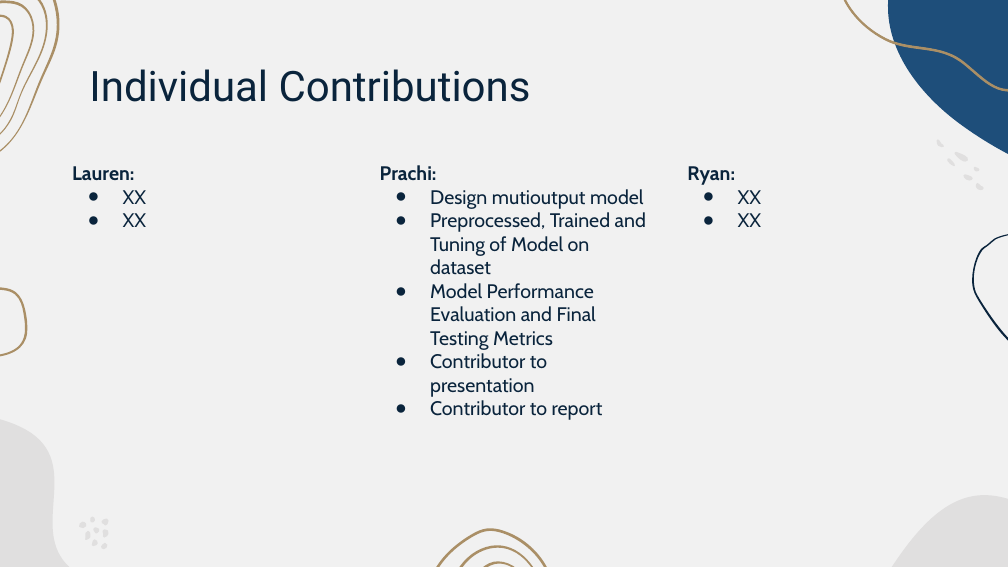
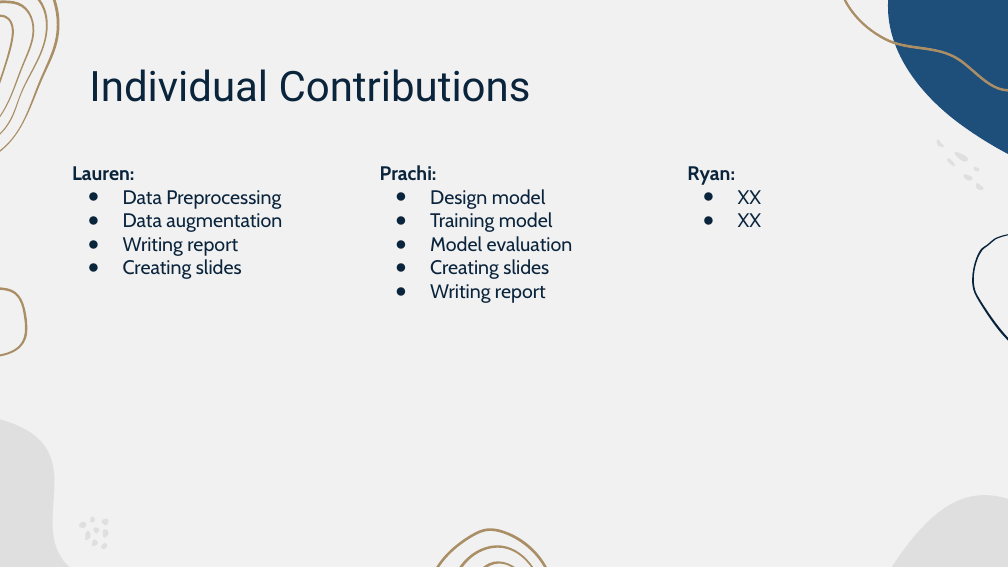
Before and after one commit to ljtaylor99/AAI-521-Final-Project, a slide deck: slide 10 of Final Project Presentation-Team 4.pptx (slide 9 before the commit). Drawn at 1008x567 pixels with LibreOffice and Linux fonts; fonts in the diff are those of the drawing. Boxes give left, top, right and bottom in pixels: in the first picture for what was removed or moved away, otherwise in the second. Text is boxed around its words. In the diff, an @@ line names an element or a change of style, - is before the commit and + after.

```diff
--- a/Final Project Presentation-Team 4.pptx
+++ b/Final Project Presentation-Team 4.pptx
@@ text at (123,190,282,279): text changed @@
-● XX
-● XX
+● Data Preprocessing
+● Data augmentation
+● Writing report
+● Creating slides
@@ text at (430,189,573,303): text changed @@
-● Design mutioutput model
-● Preprocessed, Trained and Tuning of Model on dataset
-● Model Performance Evaluation and Final Testing Metrics
-● Contributor to presentation
-● Contributor to report
+● Design model
+● Training model
+● Model evaluation
+● Creating slides
+● Writing report
```
Also in this commit, not shown: 2 other slides changed, 1 slide added.
